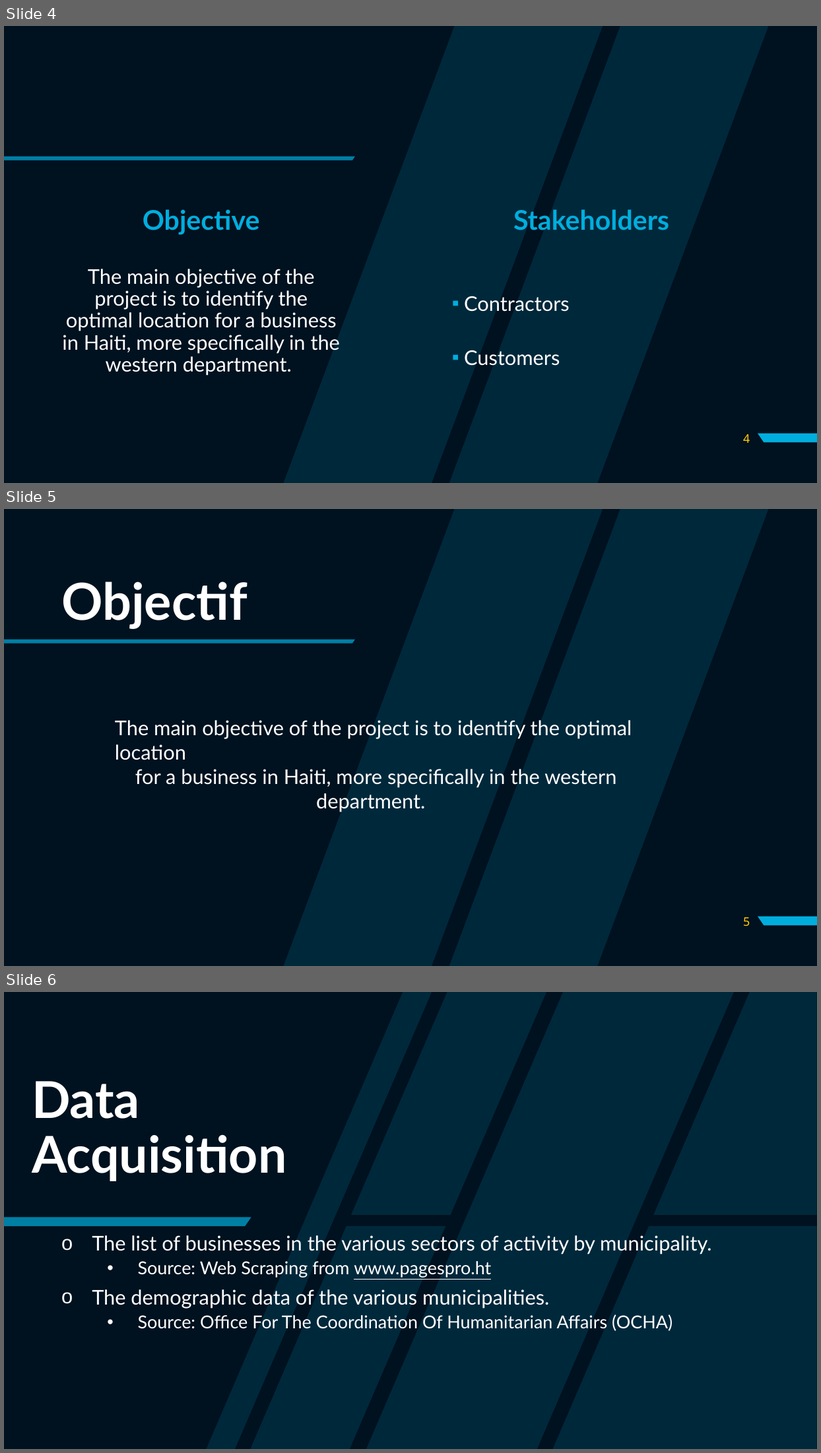
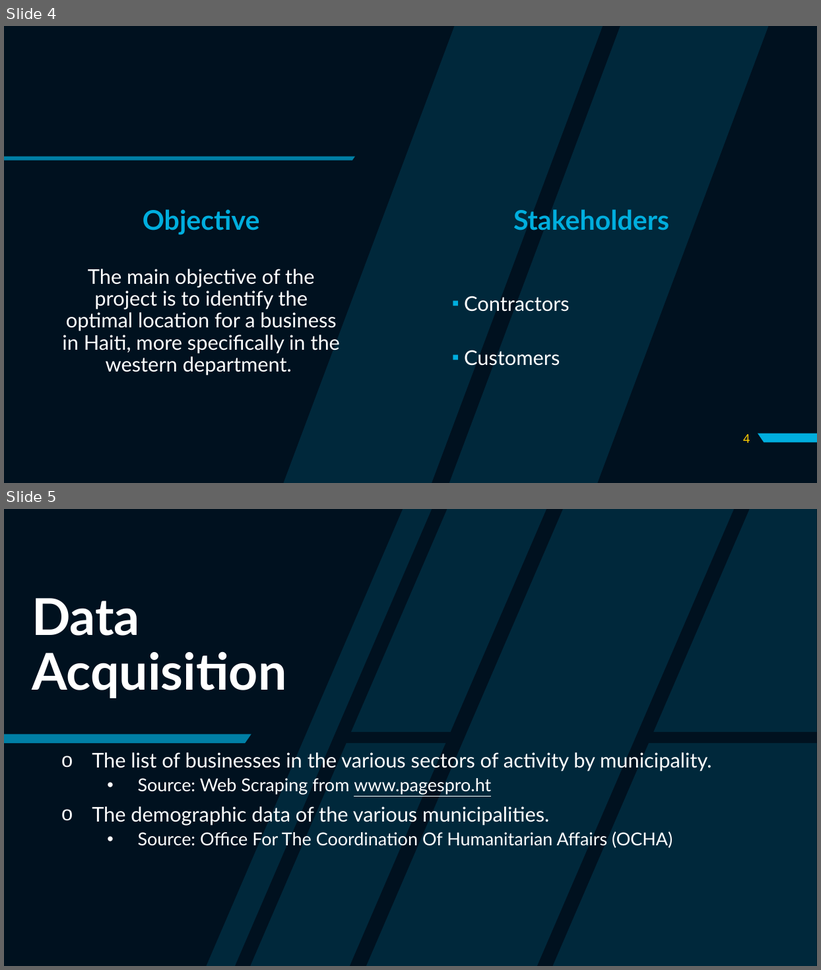
Before and after one commit to Ldave01/Best_Place_For_Business, a slide deck: Analyzing Business Location in Haiti.pptx. Shown one above the other, each under a label of ours: slides 4, 5 and 6 before the commit, slides 4 and 5 after it. The pictures are 821x1453 and 821x970 pixels, drawn with LibreOffice and Linux fonts; fonts in the diff are those of the drawing. Boxes give left, top, right and bottom in pixels: in the first picture for what was removed or moved away, otherwise in the second. Text is boxed around its words. In the diff, an @@ line names an element or a change of style, - is before the commit and + after.

```diff
--- a/Analyzing Business Location in Haiti.pptx
+++ b/Analyzing Business Location in Haiti.pptx
@@ slide 5 removed at (x1=4, y1=509, x2=817, y2=966), background #00111F; not listed: 3 template elements that a slide beside it also shows @@
@@ title removed at (x1=61, y1=582, x2=247, y2=629) @@
-Objectif
@@ text removed at (x1=115, y1=720, x2=632, y2=813) @@
-The main objective of the project is to identify the optimal location
-for a business in Haiti, more specifically in the western department.
@@ page number removed at (x1=743, y1=918, x2=750, y2=927) @@
-5
@@ what was slide 6 is now slide 5 @@
```
Also in this commit, not shown: 1 slide changed, 1 other slide removed.
